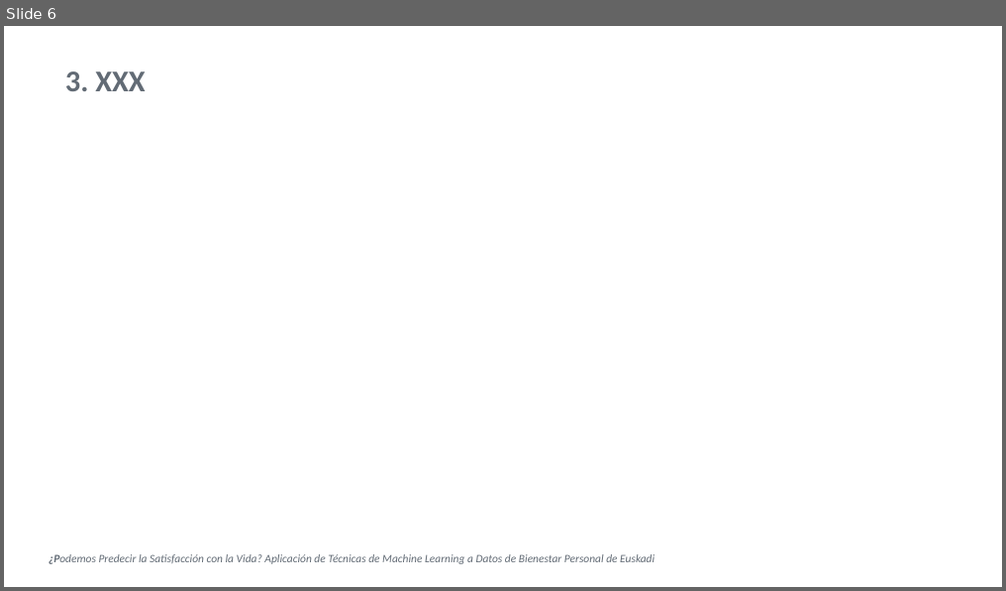
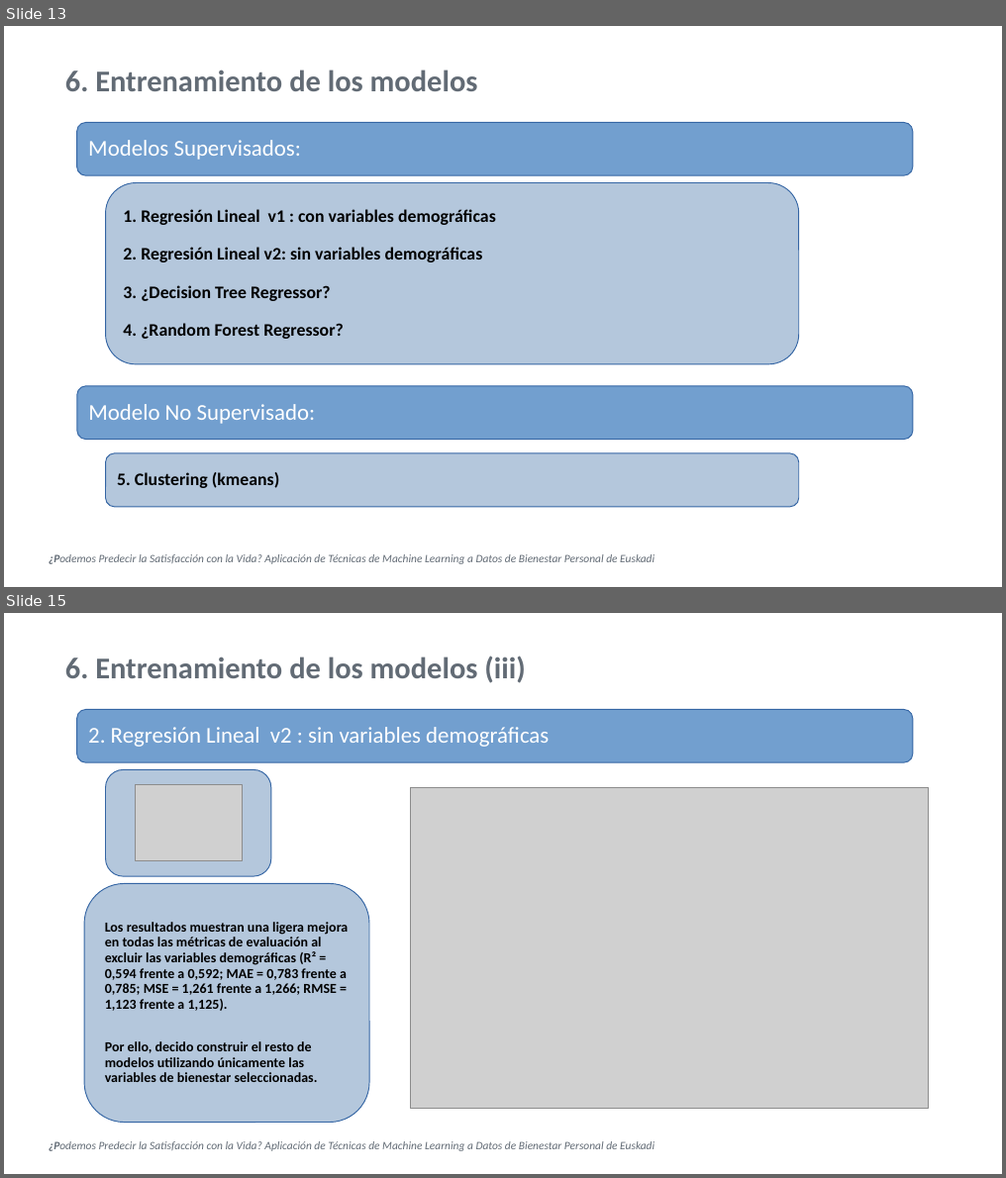
Before and after one commit to Leire2026/Proyecto_Machine_Learning, a slide deck: Proyecto_Final_ML/6_Docs/Presentacion_Tecnica_Proyecto_ML.ppt. Shown one above the other, each under a label of ours: slide 6 before the commit, slides 13 and 15 after it; the slides between them are not shown. The pictures are 1006x591 and 1006x1178 pixels, drawn with LibreOffice and Linux fonts; fonts in the diff are those of the drawing; grey boxes stand for pictures; background and template pictures are left out. Boxes give left, top, right and bottom in pixels: in the first picture for what was removed or moved away, otherwise in the second. Text is boxed around its words. In the diff, an @@ line names an element or a change of style, - is before the commit and + after.

```diff
--- a/Proyecto_Final_ML/6_Docs/Presentacion_Tecnica_Proyecto_ML.ppt
+++ b/Proyecto_Final_ML/6_Docs/Presentacion_Tecnica_Proyecto_ML.ppt
@@ slide 15 added at (4, 613, 1002, 1174), background picture (left out) @@
@@ text added at (65, 656, 525, 683), 24 pt, text #626B75, bold @@
+6. Entrenamiento de los modelos (iii)
@@ rounded rectangle added at (77, 710, 913, 763), fill #729FCF, outline #3465A4 0.74 pt, 18 pt, text #FFFFFF @@
+2. Regresión Lineal v2 : sin variables demográficas
@@ rounded rectangle added at (105, 769, 271, 876), fill #B4C7DC, outline #3465A4 0.74 pt @@
@@ picture added at (135, 785, 242, 862) @@
@@ picture added at (411, 788, 930, 1109) @@
@@ rounded rectangle added at (84, 883, 370, 1123), fill #B4C7DC, outline #3465A4 0.74 pt, 11 pt, text #000000, bold @@
+Los resultados muestran una ligera mejora en todas las métricas de evaluación al excluir las variables demográficas (R² = 0,594 frente a 0,592; MAE = 0,783 frente a 0,785; MSE = 1,261 frente a 1,266; RMSE = 1,123 frente a 1,125).
+Por ello, decido construir el resto de modelos utilizando únicamente las variables de bienestar seleccionadas.
@@ text added at (49, 1142, 654, 1152), 9 pt, text #626B75, italic @@
+¿Podemos Predecir la Satisfacción con la Vida? Aplicación de Técnicas de Machine Learning a Datos de Bienestar Personal de Euskadi
@@ what was slide 6 is now slide 13 @@
@@ slide 13 changed as well @@
@@ text at (65, 70, 478, 91): text changed @@
-3. XXX
+6. Entrenamiento de los modelos
@@ rounded rectangle added at (77, 123, 913, 176), fill #729FCF, outline #3465A4 0.74 pt, 18 pt, text #FFFFFF @@
+Modelos Supervisados:
@@ rounded rectangle added at (105, 182, 799, 365), fill #B4C7DC, outline #3465A4 0.74 pt, 14 pt, text #000000, bold @@
+1. Regresión Lineal v1 : con variables demográficas
+2. Regresión Lineal v2: sin variables demográficas
+3. ¿Decision Tree Regressor?
+4. ¿Random Forest Regressor?
@@ rounded rectangle added at (77, 386, 913, 440), fill #729FCF, outline #3465A4 0.74 pt, 18 pt, text #FFFFFF @@
+Modelo No Supervisado:
@@ rounded rectangle added at (105, 454, 799, 507), fill #B4C7DC, outline #3465A4 0.74 pt, 14 pt, text #000000, bold @@
+5. Clustering (kmeans)
```
Also in this commit, not shown: 5 other slides changed, 7 other slides added, 4 other files.
